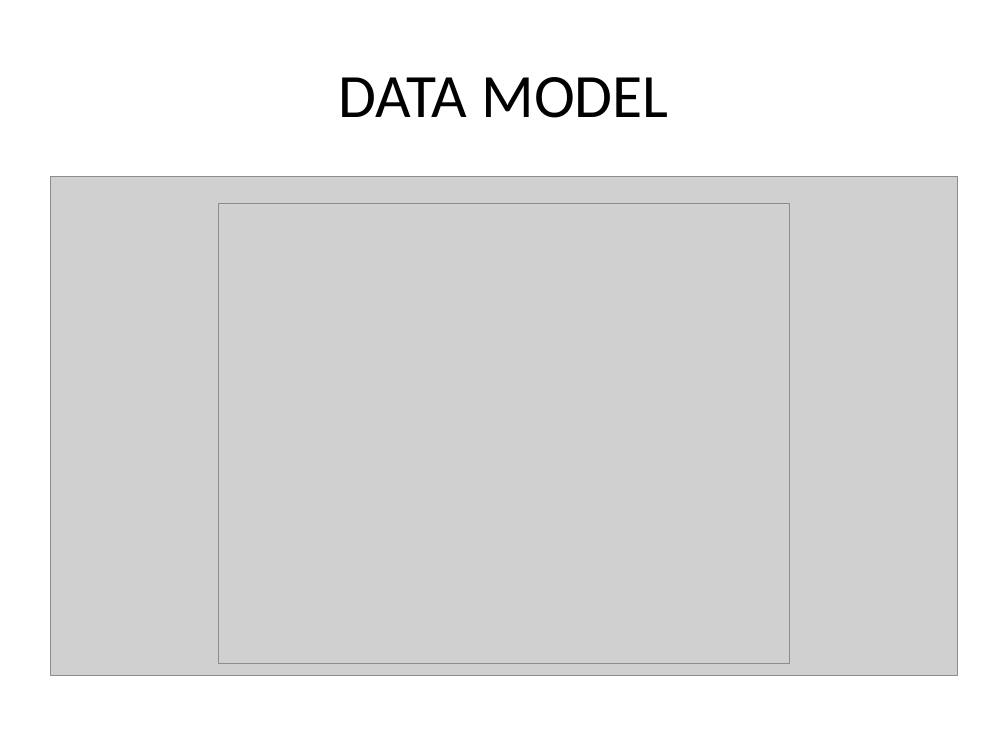
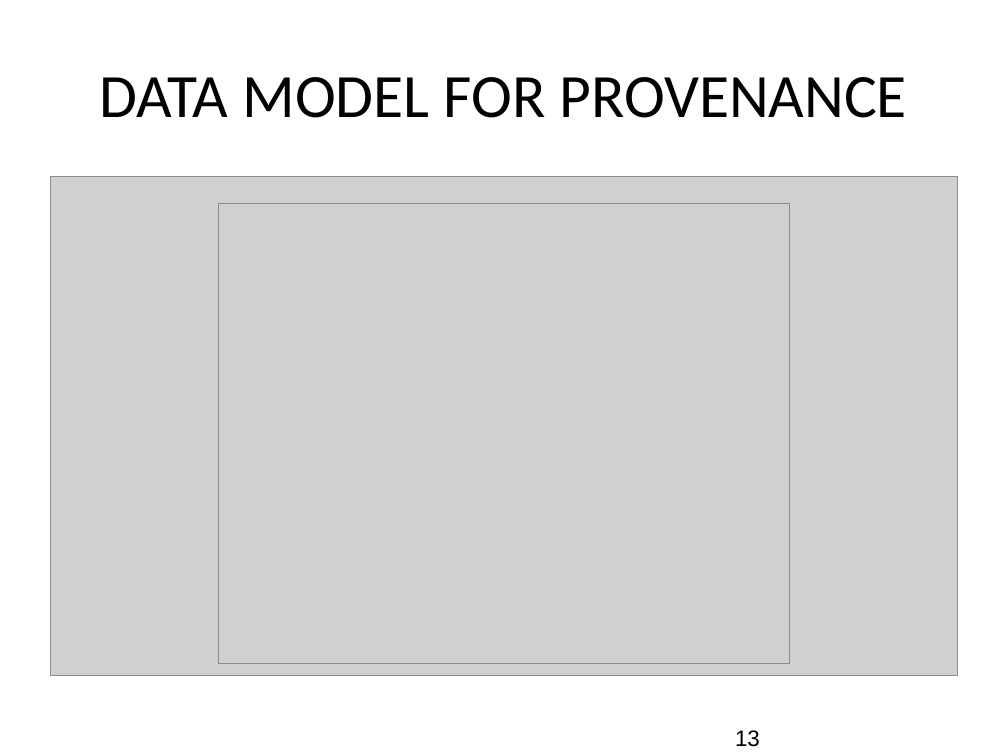
Before and after one commit to gems-uff/sdm, a slide deck: slide 13 of Documents/Apresentação/Provenance- Apresentação SBGames.ppt (slide 11 before the commit). Drawn at 1008x756 pixels with LibreOffice and Linux fonts; fonts in the diff are those of the drawing; grey boxes stand for pictures; background and template pictures are left out. Boxes give left, top, right and bottom in pixels: in the first picture for what was removed or moved away, otherwise in the second. Text is boxed around its words. In the diff, an @@ line names an element or a change of style, - is before the commit and + after.

```diff
--- a/Documents/Apresentação/Provenance- Apresentação SBGames.ppt
+++ b/Documents/Apresentação/Provenance- Apresentação SBGames.ppt
@@ title at (100,77,907,118): text changed @@
-DATA MODEL
+DATA MODEL FOR PROVENANCE
@@ page number added at (735,730,760,747), 16 pt, text #000000 @@
+13
```
Also in this commit, not shown: 11 other slides changed, 12 slides added, 4 slides removed.
